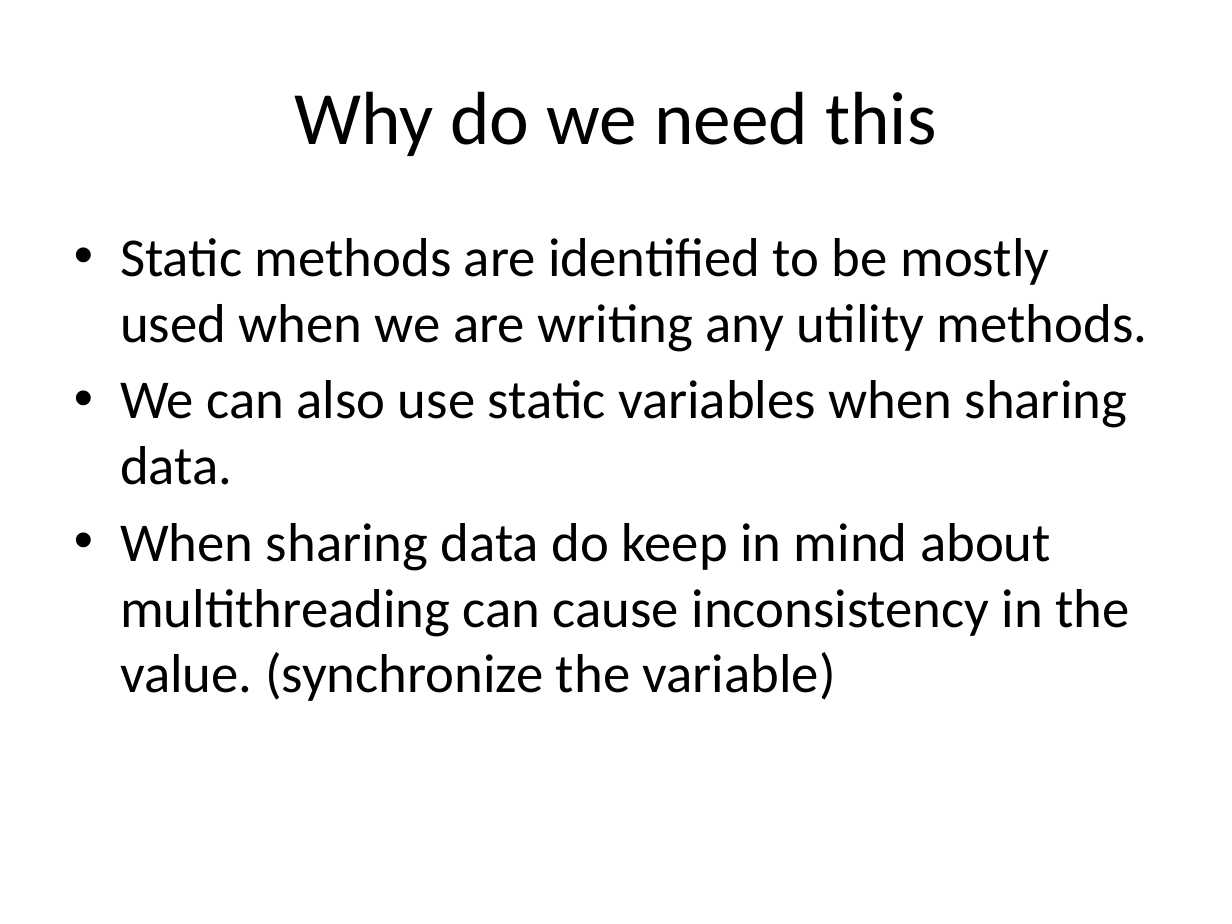
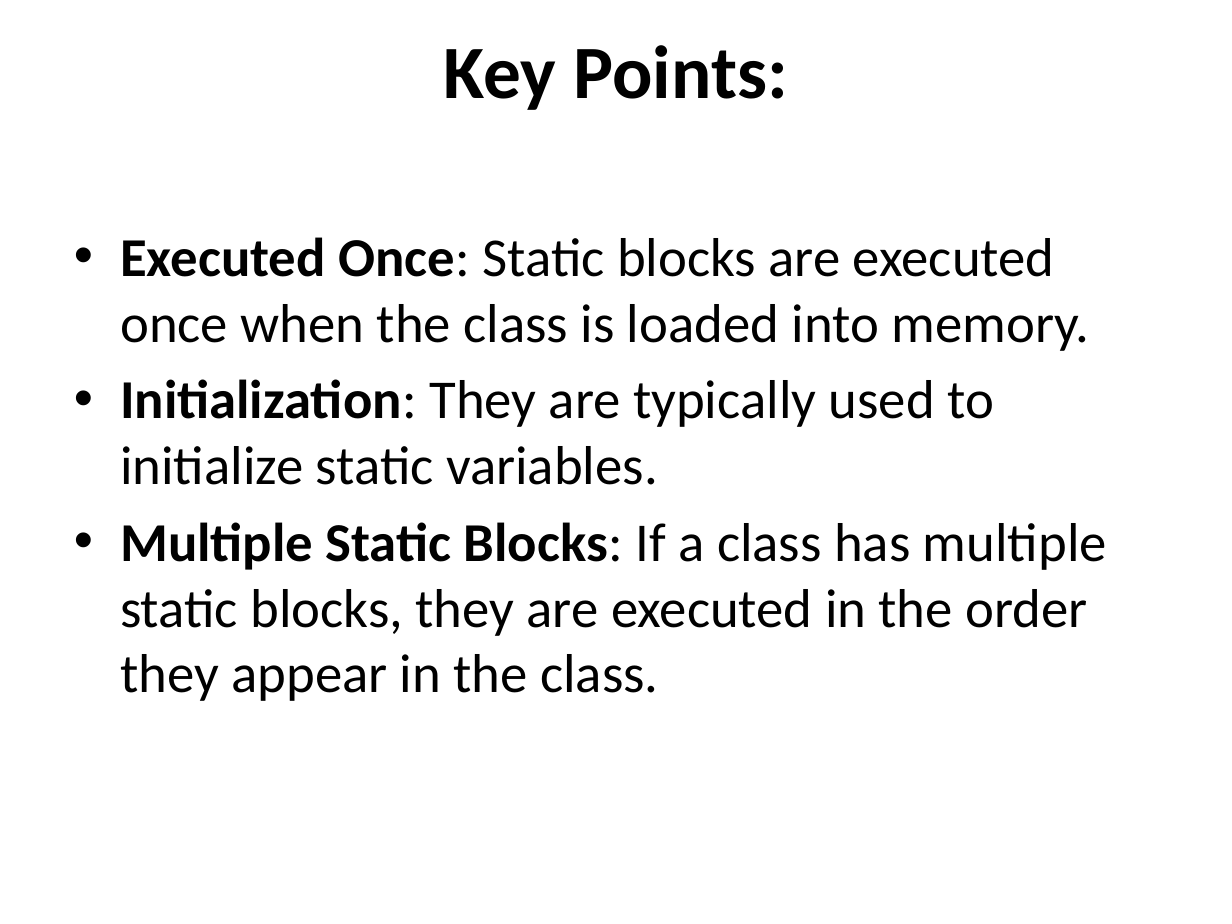
Before and after one commit to devipriyak/23-batch-III-SEM-JAVA, a slide deck: slide 17 of Static Keyword.pptx. Drawn at 1232x924 pixels with LibreOffice and Linux fonts; fonts in the diff are those of the drawing. Boxes give left, top, right and bottom in pixels: in the first picture for what was removed or moved away, otherwise in the second. Text is boxed around its words. In the diff, an @@ line names an element or a change of style, - is before the commit and + after.

```diff
--- a/Static Keyword.pptx
+++ b/Static Keyword.pptx
@@ title at <box>444,45,787,110</box>: text changed; bold on @@
-Why do we need this
+Key Points:
@@ text at <box>120,237,1107,701</box>: text changed @@
-• Static methods are identified to be mostly used when we are writing any utility methods.
-• We can also use static variables when sharing data.
-• When sharing data do keep in mind about multithreading can cause inconsistency in the value. (synchronize the variable)
+• Executed Once: Static blocks are executed once when the class is loaded into memory.
+• Initialization: They are typically used to initialize static variables.
+• Multiple Static Blocks: If a class has multiple static blocks, they are executed in the order they appear in the class.
```
Also in this commit, not shown: 5 other slides changed, 3 slides added, 3 slides removed.
